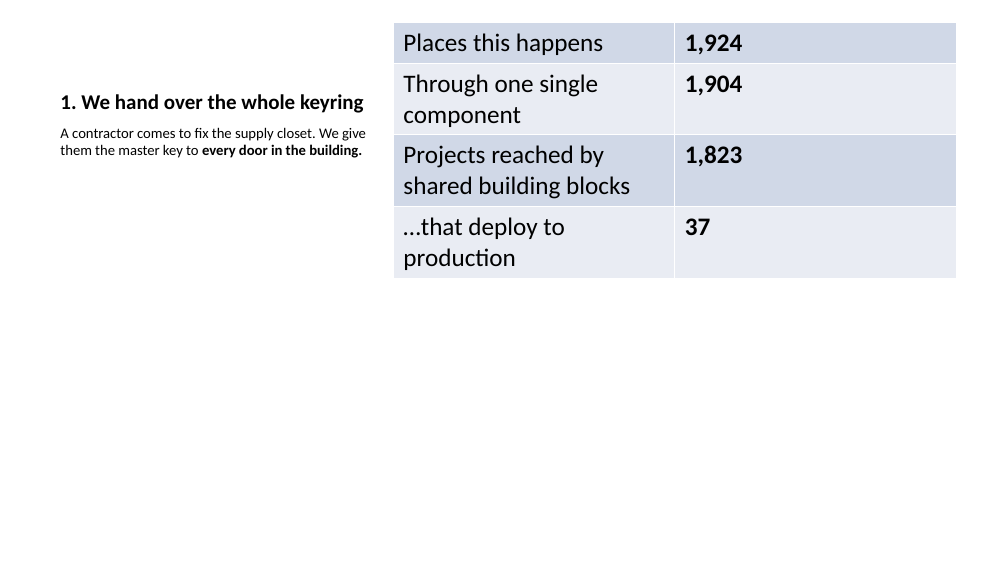
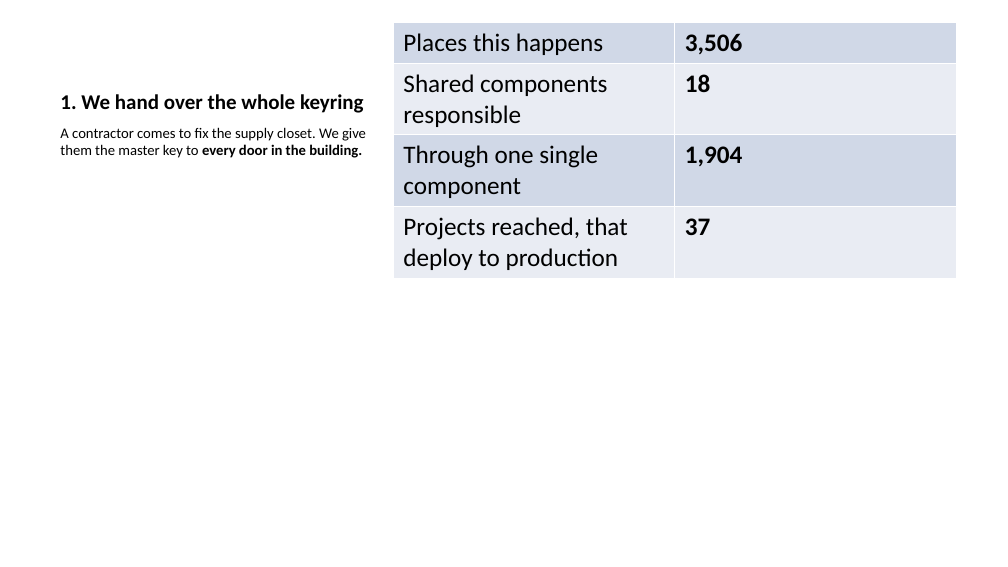
Before and after one commit to sealmindset/auditgithub, a slide deck: slide 6 of docs/playbooks/npm-supply-chain-exposure-slides.pptx. Drawn at 1008x567 pixels with LibreOffice and Linux fonts; fonts in the diff are those of the drawing. Boxes give left, top, right and bottom in pixels: in the first picture for what was removed or moved away, otherwise in the second. Text is boxed around its words. In the diff, an @@ line names an element or a change of style, - is before the commit and + after.

```diff
--- a/docs/playbooks/npm-supply-chain-exposure-slides.pptx
+++ b/docs/playbooks/npm-supply-chain-exposure-slides.pptx
@@ table at <box>393,22,956,505</box> @@
-row 1: Places this happens | 1,924
+row 1: Places this happens | 3,506
+row 2: Shared components responsible | 18
-row 3: Projects reached by shared building blocks | 1,823
-row 4: …that deploy to production | 37
+row 4: Projects reached, that deploy to production | 37
```
Also in this commit, not shown: 1 other slide changed, 24 slides added, 11 other files.
